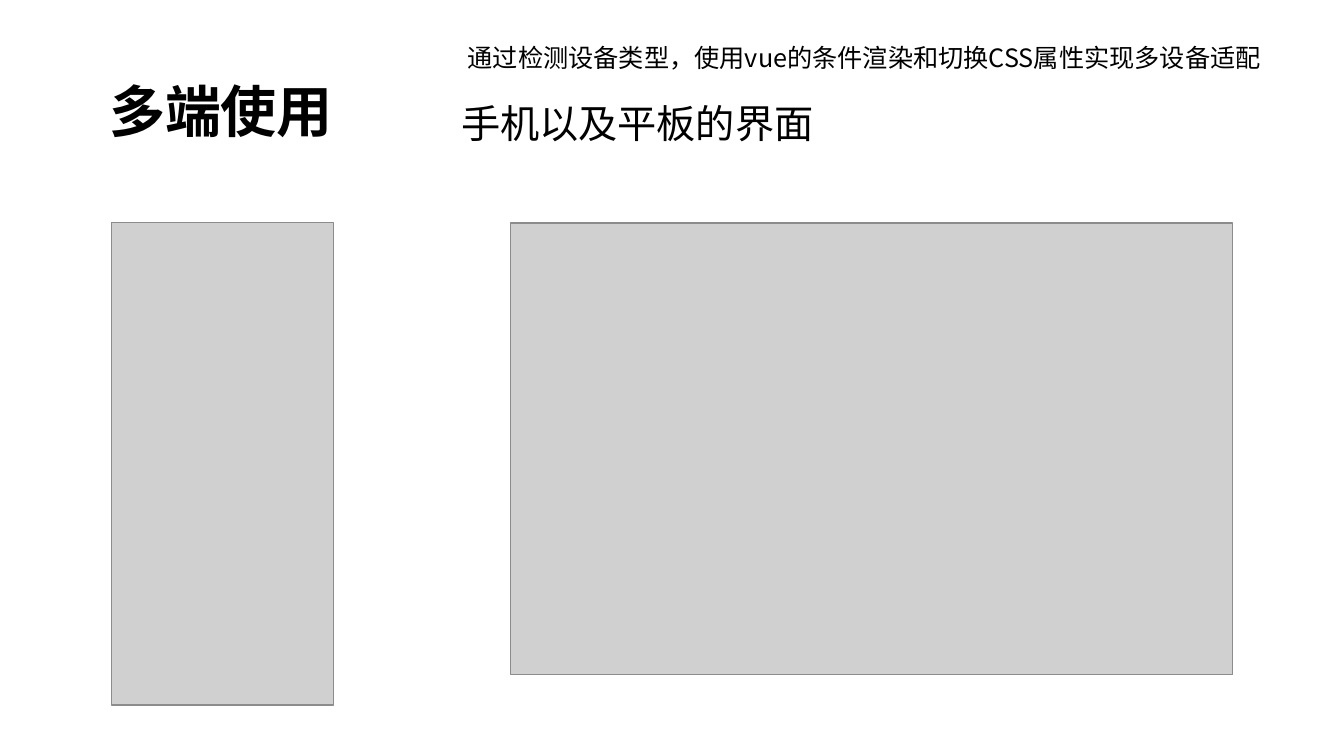
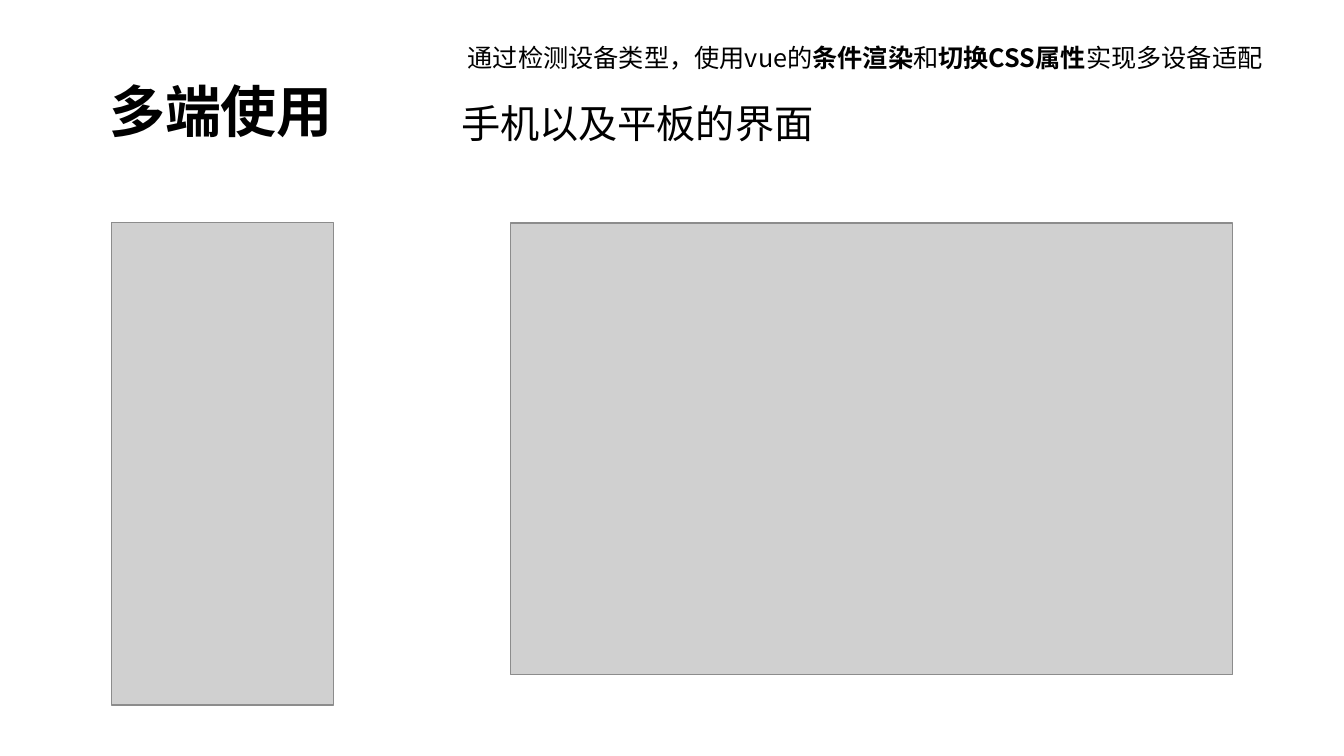
Before and after one commit to shaochang123/SteamGenieAgent, a slide deck: slide 5 of ppt.pptx. Drawn at 1344x756 pixels with LibreOffice and Linux fonts; fonts in the diff are those of the drawing; grey boxes stand for pictures. Boxes give left, top, right and bottom in pixels: in the first picture for what was removed or moved away, otherwise in the second. Text is boxed around its words. In the diff, an @@ line names an element or a change of style, - is before the commit and + after.

```diff
--- a/ppt.pptx
+++ b/ppt.pptx
@@ text "通过检测设备类型，使用vue的条件渲染和切换CSS属性实现多设备适配" at (468,45,1263,70): bold on in "通过检测设备类型，使用vue的条件渲染和切换CSS属性实现多设备适配" @@
```
Also in this commit, not shown: 2 other slides changed.
